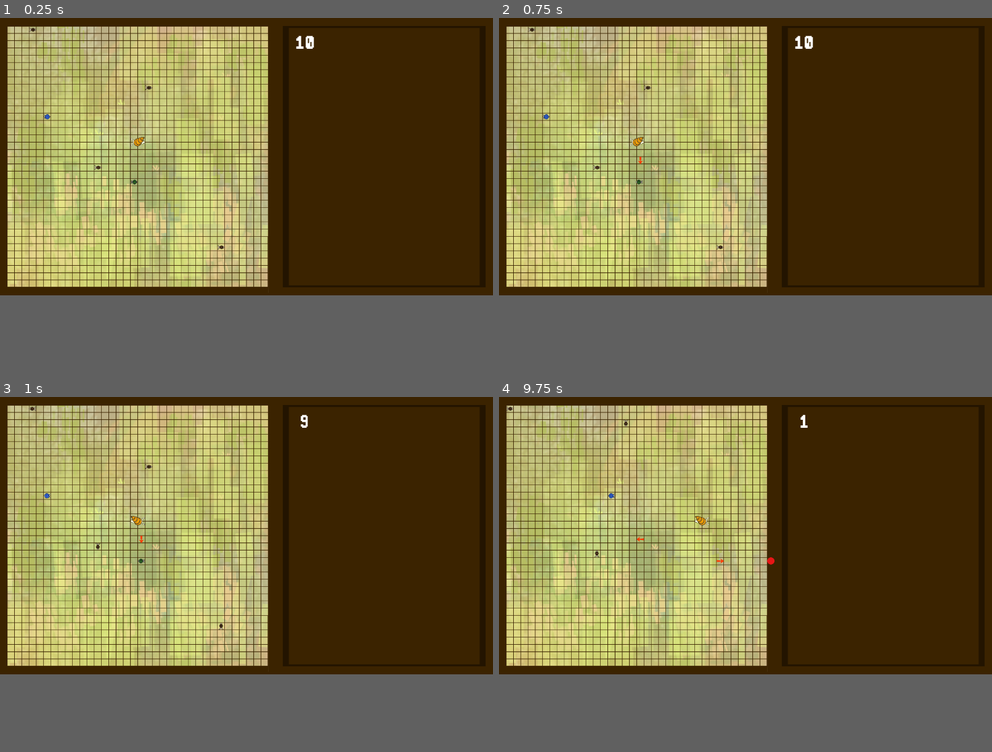
Above: before the commit, frames 1-4 (two rows, left to right).
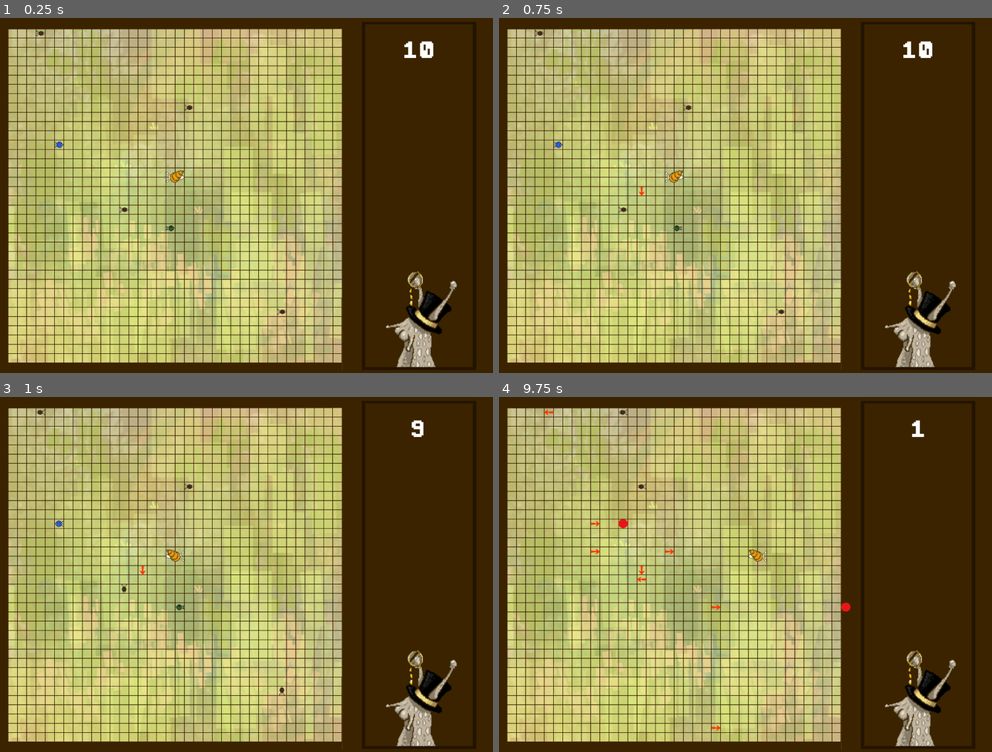
Above: after the commit, the same moments.

Repository: RNairn01/LD-51
Game: Godot game, scene res://scenes/screens/play_screen.tscn
Same seed, same stepped clock (60 frames per second), same inputs: the game is played once before the commit and once after it.
Inputs (mouse positions are in pixels of both pictures, inside the frame that each line leads up to):
- Up to frame 1 (0.25 s): no input
- Up to frame 2 (0.75 s): tap Enter at 0.5 s; move the mouse to (637, 156) at 0.52 s; click (637, 156) at 0.6 s
- Up to frame 3 (1 s): no input
- Up to frame 4 (9.75 s): move the mouse to (641, 539) at 1.27 s; right-click (641, 539) at 1.35 s; click (641, 539) at 1.42 s; click (641, 539) at 2.1 s; tap Space at 2.75, 8.75 s; move the mouse to (548, 407) at 2.77 s; right-click (548, 407) at 2.85 s; click (548, 407) at 2.92 s; move the mouse to (627, 468) at 3.52 s; click (627, 468) at 3.6 s; move the mouse to (597, 517) at 4.27 s; right-click (597, 517) at 4.35 s; click (597, 517) at 4.42 s; move the mouse to (720, 656) at 5.02 s; click (720, 656) at 5.1 s; tap Enter at 5.75 s; move the mouse to (671, 521) at 5.77 s; right-click (671, 521) at 5.85 s; click (671, 521) at 5.92 s; move the mouse to (720, 560) at 6.52 s; click (720, 560) at 6.6 s; move the mouse to (597, 496) at 7.27 s; right-click (597, 496) at 7.35 s; click (597, 496) at 7.42 s; move the mouse to (720, 560) at 8.02 s; click (720, 560) at 8.1 s; right-click (720, 560) at 8.85 s; click (720, 560) at 8.92 s; move the mouse to (893, 578) at 9.52 s; click (893, 578) at 9.6 s
In our replay, the window is 800x450 before the commit and 800x576 after it. These sizes can differ from the game's own. Grey fills any space a smaller window leaves; there, only what the larger window draws over its background counts as a difference.

The runs differ from the first frame. In frame 1, 48% of the frame differs, in the area x 1-93%, y 2-100%; in frame 2, 48%; in frame 3, 48%; in frame 4, 48%.
Error before the commit: Attempt to call function 'get_parent' in base 'previously freed instance' on a null instance. (res://scripts/arrow_place_manager.gd:32)

Commit message:
Add Mr.Snailsworth and basic UI

Diff:
--- a/project.godot
+++ b/project.godot
@@ -16,9 +16,8 @@
 
 [display]
 
-window/size/width=1280
+window/size/width=1000
 window/size/height=720
-window/size/resizable=false
 window/stretch/mode="viewport"
 window/stretch/aspect="keep_height"
 
@@ -48,5 +47,5 @@
 quality/driver/driver_name="GLES2"
 vram_compression/import_etc=true
 vram_compression/import_etc2=false
-environment/default_clear_color=Color( 0.113725, 0.0666667, 0, 1 )
+environment/default_clear_color=Color( 0.231373, 0.137255, 0, 1 )
 environment/default_environment="res://default_env.tres"
--- a/scenes/screens/play_screen.tscn
+++ b/scenes/screens/play_screen.tscn
@@ -16,6 +16,7 @@
 [ext_resource path="res://scenes/snails/snail_speedy.tscn" type="PackedScene" id=14]
 [ext_resource path="res://scenes/snails/snail_rebel.tscn" type="PackedScene" id=15]
 [ext_resource path="res://assets/sprites/side_panel.png" type="Texture" id=16]
+[ext_resource path="res://assets/sprites/mr_snailsworth.png" type="Texture" id=17]
 
 [node name="Node2D" type="Node2D"]
 __meta__ = {
@@ -32,21 +33,21 @@
 "_edit_lock_": true
 }
 
-[node name="Background" type="Sprite" parent="UI"]
-position = Vector2( 1088, 624 )
-scale = Vector2( 8.74667, 1.2 )
+[node name="SidePanel" type="Sprite" parent="UI"]
+position = Vector2( 1449, 608 )
+scale = Vector2( 1.31667, 1 )
 texture = ExtResource( 16 )
 
-[node name="SidePanel" type="Sprite" parent="UI"]
-position = Vector2( 1696, 608 )
-scale = Vector2( 2.98667, 0.96 )
-texture = ExtResource( 16 )
+[node name="MrSnailsworth" type="Sprite" parent="UI/SidePanel"]
+position = Vector2( 0.379761, 399 )
+scale = Vector2( 2.27848, 3 )
+texture = ExtResource( 17 )
 
-[node name="TimerLabel" type="Label" parent="UI"]
-margin_left = 1216.0
-margin_top = 32.0
-margin_right = 1472.0
-margin_bottom = 192.0
+[node name="TimerLabel" type="Label" parent="UI/SidePanel"]
+margin_left = -131.013
+margin_top = -576.0
+margin_right = 124.987
+margin_bottom = -416.0
 custom_fonts/font = ExtResource( 11 )
 text = "10"
 align = 1
@@ -65,7 +66,7 @@
 autostart = true
 
 [node name="Camera2D" type="Camera2D" parent="."]
-position = Vector2( 1056, 576 )
+position = Vector2( 822, 575 )
 current = true
 zoom = Vector2( 1.7, 1.7 )
 drag_margin_h_enabled = true
Not shown: 1 places in scenes/screens/play_screen.tscn that only renumber resources
